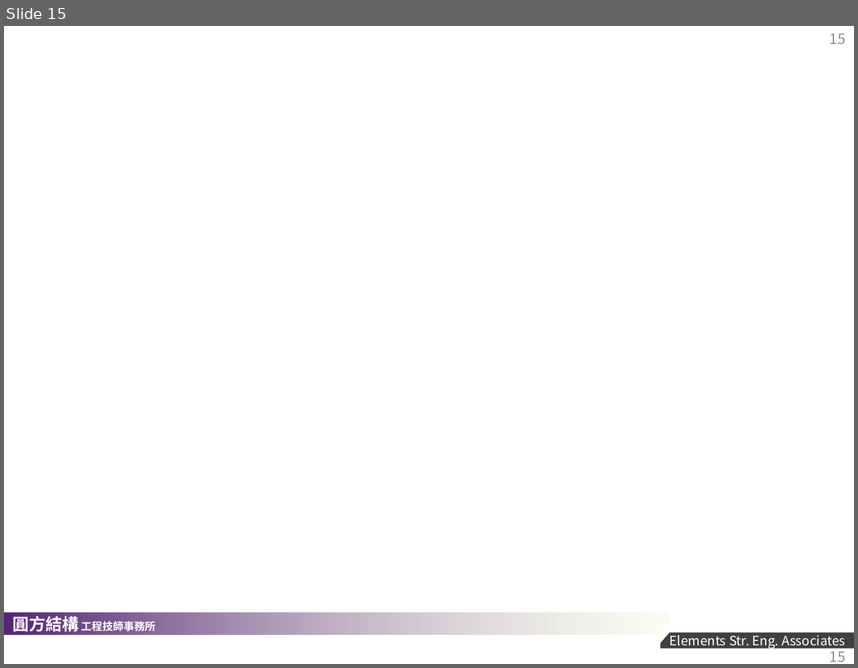
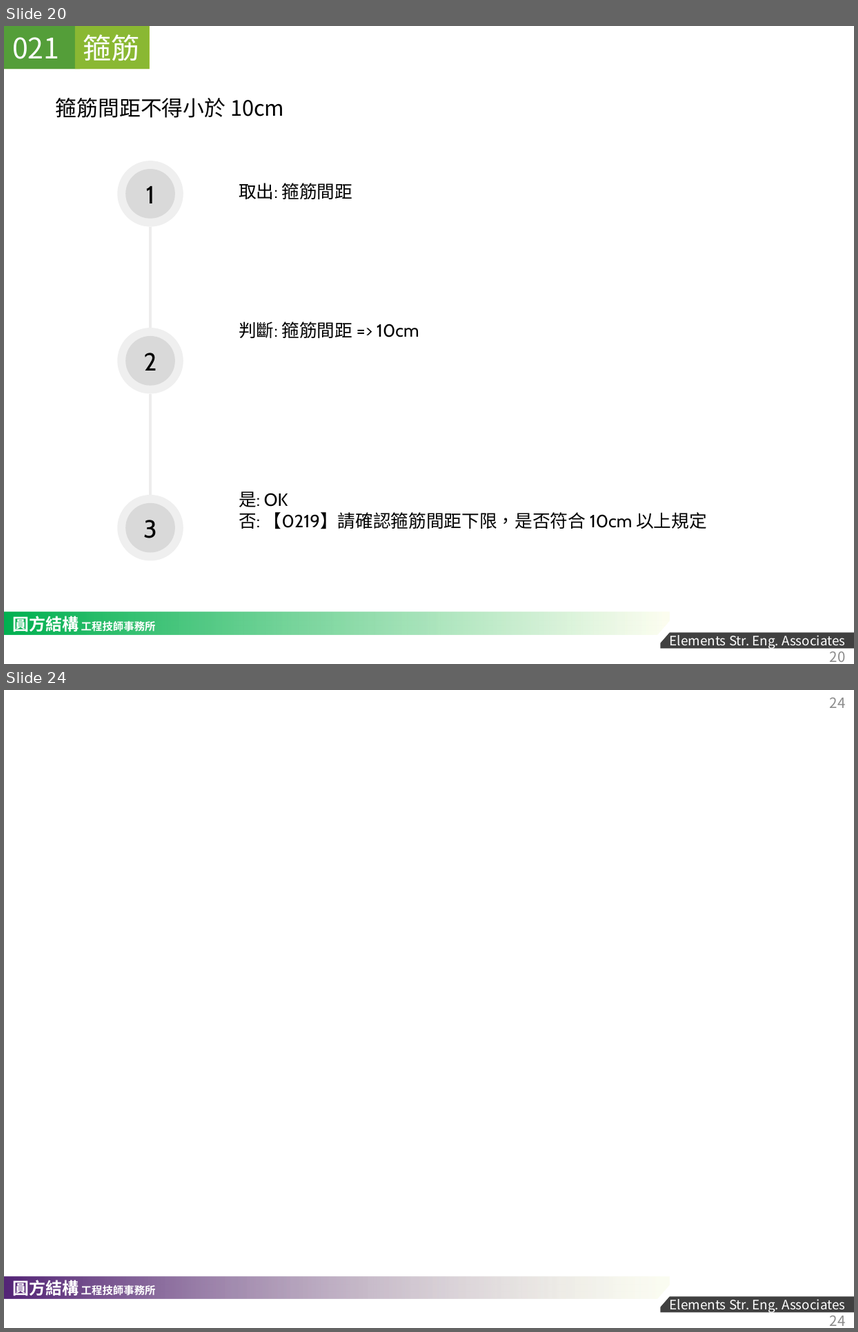
Before and after one commit to skyran1278/VbaProject, a slide deck: 20170524_RCScan/2018-1207 RC SCAN 說明文件.pptx. Shown one above the other, each under a label of ours: slide 15 before the commit, slides 20 and 24 after it; the slides between them are not shown. The pictures are 858x668 and 858x1332 pixels, drawn with LibreOffice and Linux fonts; fonts in the diff are those of the drawing; background and template pictures are left out. Boxes give left, top, right and bottom in pixels: in the first picture for what was removed or moved away, otherwise in the second. Text is boxed around its words. In the diff, an @@ line names an element or a change of style, - is before the commit and + after.

```diff
--- a/20170524_RCScan/2018-1207 RC SCAN 說明文件.pptx
+++ b/20170524_RCScan/2018-1207 RC SCAN 說明文件.pptx
@@ slide 20 added at (4, 26, 854, 664), background #FFFFFF; not listed: 3 template elements that a slide beside it also shows @@
@@ rectangle added at (4, 26, 75, 69), fill #8AB833, 24 pt, text #FFFFFF @@
+0113
@@ rectangle added at (4, 26, 80, 69), fill #549E39, 24 pt, text #FFFFFF @@
+0219
@@ rectangle added at (74, 26, 150, 69), fill #8AB833, 24 pt, text #FFFFFF @@
+箍筋
@@ rectangle added at (75, 26, 150, 69), fill #C0CF3A, 24 pt, text #FFFFFF @@
+箍筋
@@ text added at (56, 98, 284, 118), 18 pt, text #000000 @@
+箍筋間距不得小於 10cm
@@ ellipse added at (117, 161, 183, 226), fill #D9D9D9 at 42% opacity, 21 pt, text #000000 @@
+1
@@ ellipse added at (125, 169, 175, 218), fill #D9D9D9 @@
@@ text added at (239, 183, 353, 199), 15 pt, text #000000 @@
+取出: 箍筋間距
@@ line added from (150, 227) to (150, 328), #EDECEC 2.25 pt @@
@@ ellipse added at (117, 328, 183, 393), fill #D9D9D9 at 42% opacity, 21 pt, text #000000 @@
+2
@@ ellipse added at (125, 335, 175, 385), fill #D9D9D9 @@
@@ text added at (239, 321, 419, 338), 15 pt, text #000000 @@
+判斷: 箍筋間距 => 10cm
@@ line added from (150, 393) to (150, 495), #EDECEC 2.25 pt @@
@@ ellipse added at (117, 495, 183, 560), fill #D9D9D9 at 42% opacity, 21 pt, text #000000 @@
+3
@@ text added at (239, 491, 707, 529), 15 pt, text #000000 @@
+是: OK
+否: 【0219】請確認箍筋間距下限，是否符合 10cm 以上規定
@@ ellipse added at (125, 503, 175, 552), fill #D9D9D9 @@
@@ rectangle added at (4, 612, 670, 635), fill gradient #00B050 to #FBFDED @@
@@ page number added at (830, 647, 846, 661), 12 pt, text #8C8C8C @@
+20
@@ what was slide 15 is now slide 24 @@
@@ page number at (830, 698, 846, 708): text changed @@
-15
+24
@@ page number at (830, 1311, 846, 1325): text changed @@
-15
+24
```
Also in this commit, not shown: 6 slides changed, 16 other slides added, 8 slides removed, 2 other files.
